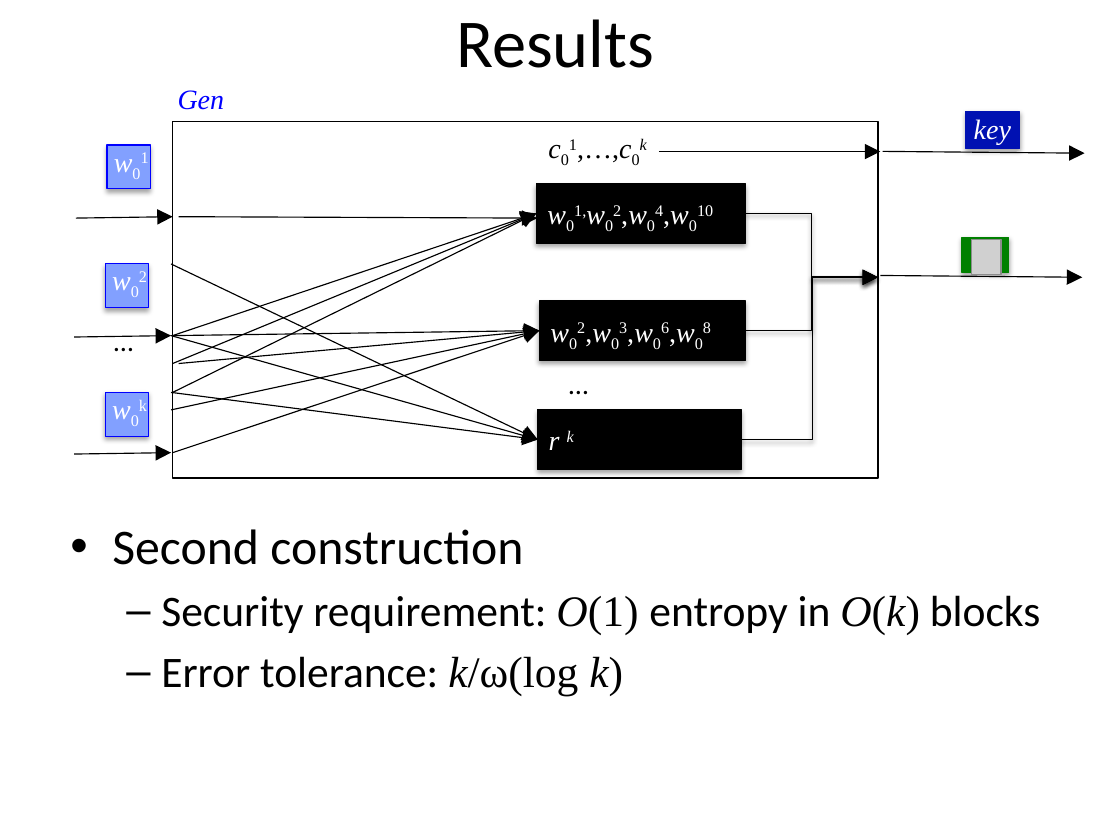
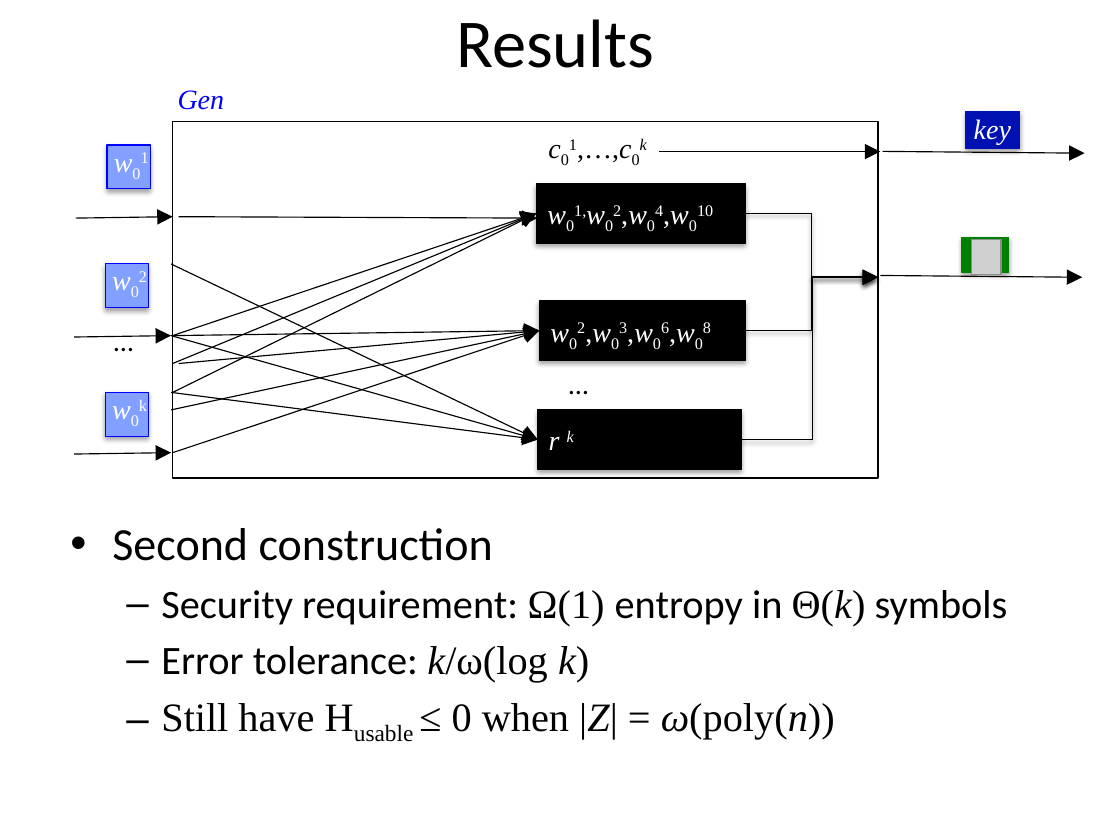
Before and after one commit to xianruimeng/comp-fuzzy-ext, a slide deck: slide 43 of constantRate/KeyDerivationWithNegativeUsable.pptx (slide 41 before the commit). Drawn at 1120x840 pixels with LibreOffice and Linux fonts; fonts in the diff are those of the drawing; grey boxes stand for pictures. Boxes give left, top, right and bottom in pixels: in the first picture for what was removed or moved away, otherwise in the second. Text is boxed around its words. In the diff, an @@ line names an element or a change of style, - is before the commit and + after.

```diff
--- a/constantRate/KeyDerivationWithNegativeUsable.pptx
+++ b/constantRate/KeyDerivationWithNegativeUsable.pptx
@@ text at (112,528,589,683): size 32 to 29.6 pt in "Second construction"; size 28 to 25.9 pt in "Error tolerance: k/ω(log k)" @@
@@ text at (161,590,1008,627): text changed; size 28 to 25.9 pt @@
-  – Security requirement: O(1) entropy in O(k) blocks
+  – Security requirement: Ω(1) entropy in Θ(k) symbols
@@ text at (161,703,835,739): paragraph added @@
+  – Still have Husable ≤ 0 when |Z| = ω(poly(n))
```
Also in this commit, not shown: 32 other slides changed, 2 slides added, 1 other file.
